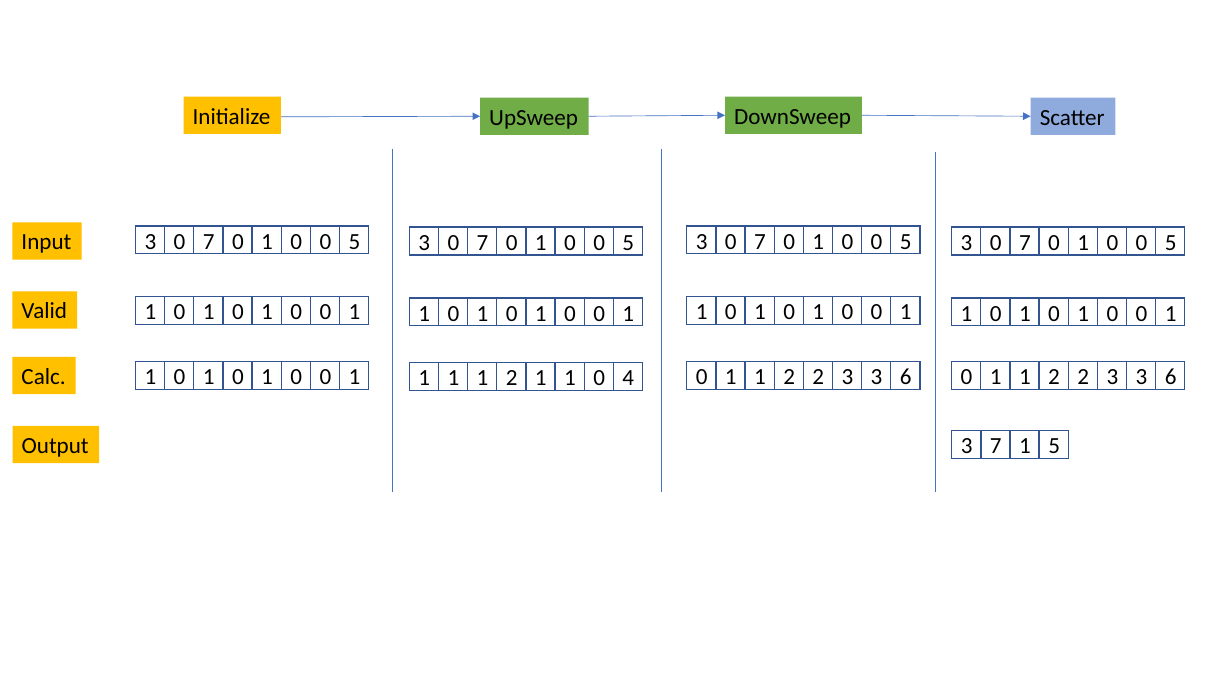
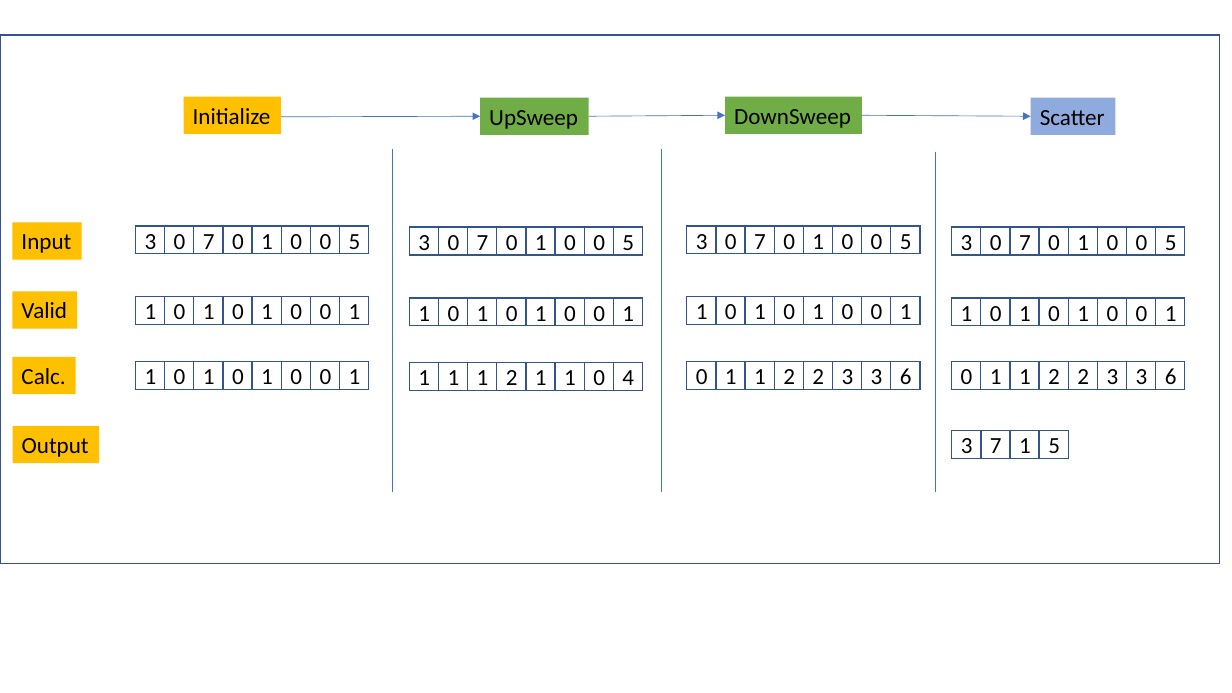
Before and after one commit to ananthaks/Project2-Stream-Compaction, a slide deck: slide 2 of img/New Microsoft PowerPoint Presentation.pptx. Drawn at 1232x693 pixels with LibreOffice and Linux fonts; fonts in the diff are those of the drawing. Boxes give left, top, right and bottom in pixels: in the first picture for what was removed or moved away, otherwise in the second. Text is boxed around its words. In the diff, an @@ line names an element or a change of style, - is before the commit and + after.

```diff
--- a/img/New Microsoft PowerPoint Presentation.pptx
+++ b/img/New Microsoft PowerPoint Presentation.pptx
@@ rectangle added at [0, 35, 1220, 564], fill #FFFFFF, outline #325491 1 pt @@
```
Also in this commit, not shown: 4 slides added, 24 other files.
